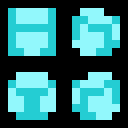
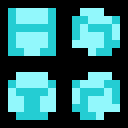
Layered file, before and after one edit (128px x 128px). Changes by layer:
painted on "Layer 2" over [80, 48, 112, 120]
